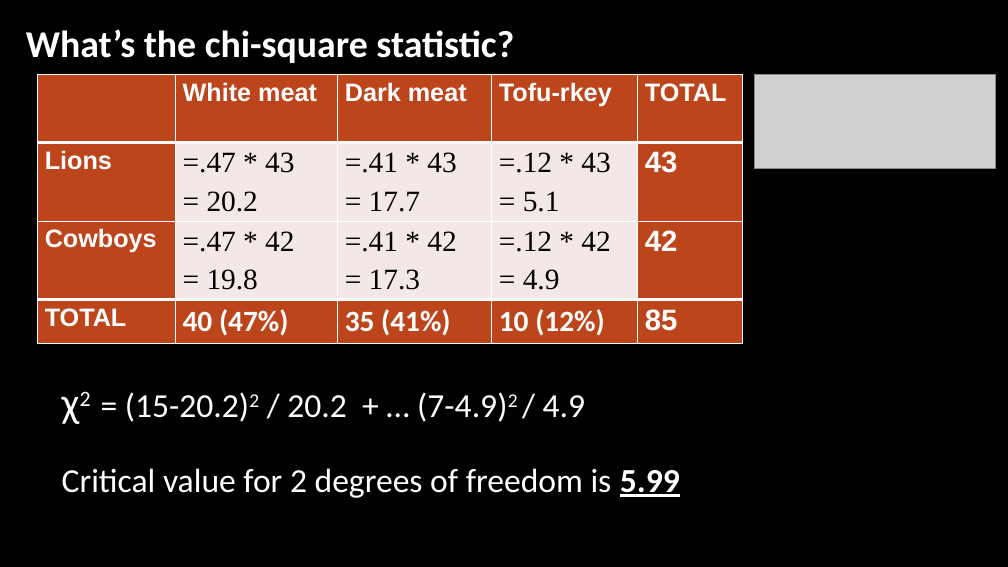
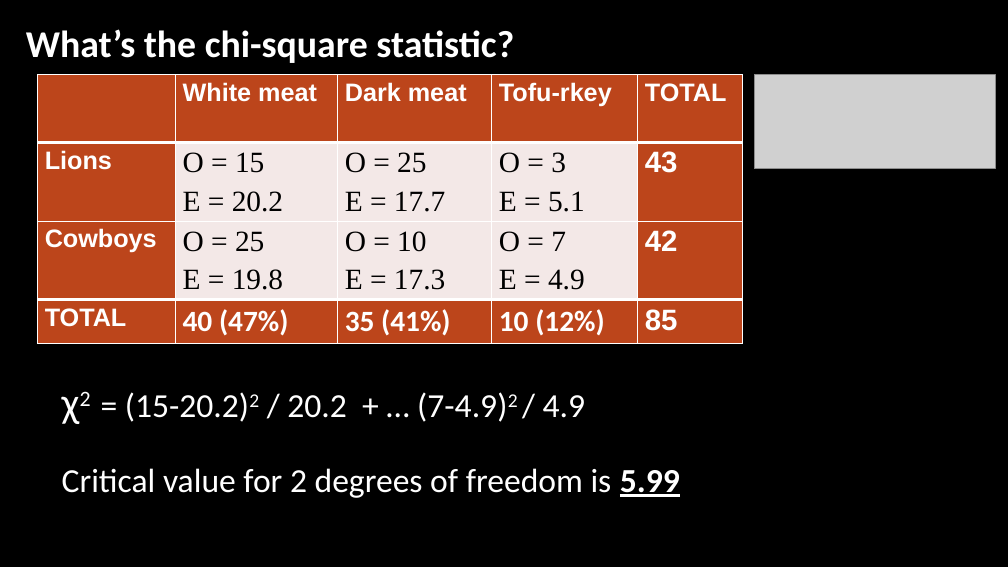
Before and after one commit to jshannon75/geog4300, a slide deck: slide 12 of in_class_slides/geog4300_W09-1 Chi square normality non-parametric.pptx. Drawn at 1008x567 pixels with LibreOffice and Linux fonts; fonts in the diff are those of the drawing; grey boxes stand for pictures; background and template pictures are left out. Boxes give left, top, right and bottom in pixels: in the first picture for what was removed or moved away, otherwise in the second. Text is boxed around its words. In the diff, an @@ line names an element or a change of style, - is before the commit and + after.

```diff
--- a/in_class_slides/geog4300_W09-1 Chi square normality non-parametric.pptx
+++ b/in_class_slides/geog4300_W09-1 Chi square normality non-parametric.pptx
@@ table at bbox=[37, 75, 743, 355] @@
-row 2: Lions | =.47 * 43 / = 20.2 | =.41 * 43 / = 17.7 | =.12 * 43 / = 5.1 | 43
+row 2: Lions | O = 15 / E = 20.2 | O = 25 / E = 17.7 | O = 3 / E = 5.1 | 43
-row 3: Cowboys | =.47 * 42 / = 19.8 | =.41 * 42 / = 17.3 | =.12 * 42 / = 4.9 | 42
+row 3: Cowboys | O = 25 / E = 19.8 | O = 10 / E = 17.3 | O = 7 / E = 4.9 | 42
```
Also in this commit, not shown: 1 slide added.
